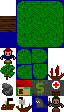
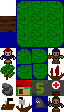
Layers edited between the first and the second (64, 112) image:
added layer "Pasted Layer copy" above "Pasted Layer" over [48, 48, 64, 64]
